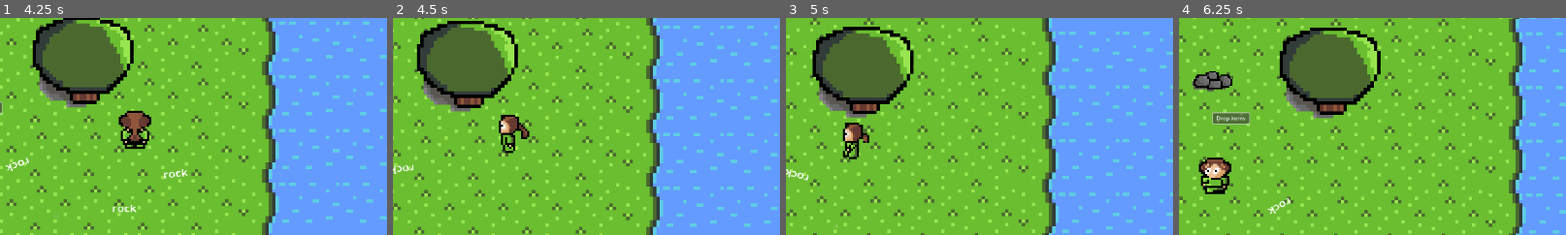
Above: before the commit, frames 1-4 (left to right).
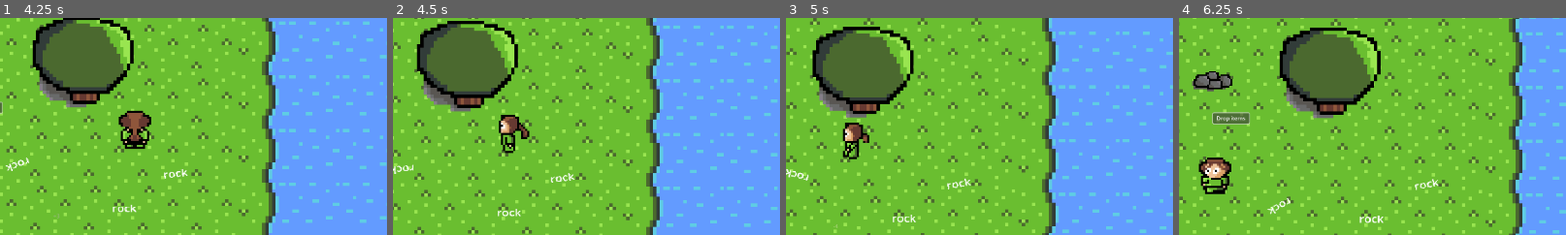
Above: after the commit, the same moments.

Repository: aubindetrez/DigitalReborn
Game: Godot game, scene res://scenes/main_scene.tscn
Same seed, same stepped clock (60 frames per second), same inputs: the game is played once before the commit and once after it. Sound files missing from this copy of the repository are replaced by a short silence.
Inputs:
- Up to frame 1 (4.25 s): click "Drop items" at 0.5 s; tap Enter (ui_accept) at 1.25, 1.52, 2.27, 3.77 s; hold Right (ui_right) 1.28-2.03 s; hold Down (ui_down) 2.03-2.78 s; hold Right (ui_right) 2.78-3.53 s; hold Up (ui_up) from 3.53 s (still down)
- Up to frame 2 (4.5 s): release Up (ui_up) at 4.28 s; hold Left (ui_left) from 4.28 s (still down)
- Up to frame 3 (5 s): keep holding Left (ui_left); tap Enter (ui_accept) at 4.52 s
- Up to frame 4 (6.25 s): tap Enter (ui_accept) at 5.27 s; release Left (ui_left) at 5.78 s; hold Down (ui_down) from 5.78 s (still down)
The pictures show only the part of the screen within x 38-88%, y 30-80%; the shares and areas given below are measured in that part.

Frame 1 is identical in both runs. In frame 2, 0.2% of the frame differs, in the area x 27-47%, y 71-92%; in frame 3, 0.2%; in frame 4, 0.3%, in the area x 46-68%, y 74-95%.

Commit message:
Fix: Abord craft if items are separated before the end of the song

Diff:
--- a/dropped_item.tscn
+++ b/dropped_item.tscn
@@ -21,6 +21,7 @@
 shape = SubResource("RectangleShape2D_xtai0")
 
 [node name="Label" type="Label" parent="."]
+y_sort_enabled = true
 offset_left = -21.0
 offset_top = -10.0
 offset_right = 19.0
--- a/project.godot
+++ b/project.godot
@@ -25,6 +25,38 @@
 , Object(InputEventKey,"resource_local_to_scene":false,"resource_name":"","device":-1,"window_id":0,"alt_pressed":false,"shift_pressed":false,"ctrl_pressed":false,"meta_pressed":false,"pressed":false,"keycode":0,"physical_keycode":69,"key_label":0,"unicode":101,"echo":false,"script":null)
 ]
 }
+ui_left={
+"deadzone": 0.5,
+"events": [Object(InputEventKey,"resource_local_to_scene":false,"resource_name":"","device":0,"window_id":0,"alt_pressed":false,"shift_pressed":false,"ctrl_pressed":false,"meta_pressed":false,"pressed":false,"keycode":4194319,"physical_keycode":0,"key_label":0,"unicode":0,"echo":false,"script":null)
+, Object(InputEventJoypadButton,"resource_local_to_scene":false,"resource_name":"","device":0,"button_index":13,"pressure":0.0,"pressed":false,"script":null)
+, Object(InputEventJoypadMotion,"resource_local_to_scene":false,"resource_name":"","device":0,"axis":0,"axis_value":-1.0,"script":null)
+, Object(InputEventKey,"resource_local_to_scene":false,"resource_name":"","device":-1,"window_id":0,"alt_pressed":false,"shift_pressed":false,"ctrl_pressed":false,"meta_pressed":false,"pressed":false,"keycode":0,"physical_keycode":65,"key_label":0,"unicode":97,"echo":false,"script":null)
+]
+}
+ui_right={
+"deadzone": 0.5,
+"events": [Object(InputEventKey,"resource_local_to_scene":false,"resource_name":"","device":0,"window_id":0,"alt_pressed":false,"shift_pressed":false,"ctrl_pressed":false,"meta_pressed":false,"pressed":false,"keycode":4194321,"physical_keycode":0,"key_label":0,"unicode":0,"echo":false,"script":null)
+, Object(InputEventJoypadButton,"resource_local_to_scene":false,"resource_name":"","device":0,"button_index":14,"pressure":0.0,"pressed":false,"script":null)
+, Object(InputEventJoypadMotion,"resource_local_to_scene":false,"resource_name":"","device":0,"axis":0,"axis_value":1.0,"script":null)
+, Object(InputEventKey,"resource_local_to_scene":false,"resource_name":"","device":-1,"window_id":0,"alt_pressed":false,"shift_pressed":false,"ctrl_pressed":false,"meta_pressed":false,"pressed":false,"keycode":0,"physical_keycode":68,"key_label":0,"unicode":100,"echo":false,"script":null)
+]
+}
+ui_up={
+"deadzone": 0.5,
+"events": [Object(InputEventKey,"resource_local_to_scene":false,"resource_name":"","device":0,"window_id":0,"alt_pressed":false,"shift_pressed":false,"ctrl_pressed":false,"meta_pressed":false,"pressed":false,"keycode":4194320,"physical_keycode":0,"key_label":0,"unicode":0,"echo":false,"script":null)
+, Object(InputEventJoypadButton,"resource_local_to_scene":false,"resource_name":"","device":0,"button_index":11,"pressure":0.0,"pressed":false,"script":null)
+, Object(InputEventJoypadMotion,"resource_local_to_scene":false,"resource_name":"","device":0,"axis":1,"axis_value":-1.0,"script":null)
+, Object(InputEventKey,"resource_local_to_scene":false,"resource_name":"","device":-1,"window_id":0,"alt_pressed":false,"shift_pressed":false,"ctrl_pressed":false,"meta_pressed":false,"pressed":false,"keycode":0,"physical_keycode":87,"key_label":0,"unicode":119,"echo":false,"script":null)
+]
+}
+ui_down={
+"deadzone": 0.5,
+"events": [Object(InputEventKey,"resource_local_to_scene":false,"resource_name":"","device":0,"window_id":0,"alt_pressed":false,"shift_pressed":false,"ctrl_pressed":false,"meta_pressed":false,"pressed":false,"keycode":4194322,"physical_keycode":0,"key_label":0,"unicode":0,"echo":false,"script":null)
+, Object(InputEventJoypadButton,"resource_local_to_scene":false,"resource_name":"","device":0,"button_index":12,"pressure":0.0,"pressed":false,"script":null)
+, Object(InputEventJoypadMotion,"resource_local_to_scene":false,"resource_name":"","device":0,"axis":1,"axis_value":1.0,"script":null)
+, Object(InputEventKey,"resource_local_to_scene":false,"resource_name":"","device":-1,"window_id":0,"alt_pressed":false,"shift_pressed":false,"ctrl_pressed":false,"meta_pressed":false,"pressed":false,"keycode":0,"physical_keycode":83,"key_label":0,"unicode":115,"echo":false,"script":null)
+]
+}
 
 [physics]
 
--- a/scenes/CraftManager.gd
+++ b/scenes/CraftManager.gd
@@ -30,6 +30,8 @@
 		list[a].erase(b)
 	if list.has(b):
 		list[b].erase(a)
+func link_exists(a: DroppedItem, b: DroppedItem) -> bool:
+	return list.has(a) and list[a].has(b)
 func get_all_link(item: DroppedItem):
 	var arr: Array[String] = []
 	var merged = {item: item} # Start with the item itself
@@ -45,7 +47,6 @@
 		return true
 	return false
 
-
 # Connectted to the function new_collision() of all DroppedItem
 # Will make sure item1 and item2 are in the same entry in 'groups'
 func _callback_new_collision(item1, item2):
@@ -57,12 +58,14 @@
 		audio.play()
 		await audio.finished
 
-		var names: Array[String] = get_all_link(item1)
-		var new_name = get_craft(names)
-		print("Item craft: ", name, " => ", new_name)
-		audio.stream = mp3_success
-		audio.play()
-		instanciate_and_cleanup(new_name, item1, item2)
+		# need to check the connection still exists after await
+		if  link_exists(item1, item2):
+			var names: Array[String] = get_all_link(item1)
+			var new_name = get_craft(names)
+			print("Item craft: ", name, " => ", new_name)
+			audio.stream = mp3_success
+			audio.play()
+			instanciate_and_cleanup(new_name, item1, item2)
 
 # Delete both 'item1' and 'item2' and instanciate 'new_name'
 func instanciate_and_cleanup(new_name: String, item1: DroppedItem, item2: DroppedItem):
@@ -88,6 +91,7 @@
 		item1._stop_merge_anim()
 	if not item_has_link(item2):
 		item2._stop_merge_anim()
+	audio.stop()
 
 var craft_rules = [
 	{
--- a/scenes/main_scene.tscn
+++ b/scenes/main_scene.tscn
@@ -429,6 +429,8 @@
 inventory = ExtResource("5_g77rv")
 
 [node name="PlayerSprite" type="AnimatedSprite2D" parent="Player"]
+z_as_relative = false
+y_sort_enabled = true
 position = Vector2(4, -62)
 scale = Vector2(6, 6)
 sprite_frames = SubResource("SpriteFrames_05rlv")
@@ -497,9 +499,9 @@
 debug_color = Color(0.713726, 0.45098, 0.490196, 0.419608)
 
 [node name="Label" type="Label" parent="StaticBody2D2-rock/Rock/HitBox"]
-offset_left = 0.8
+offset_left = 0.4
 offset_top = -23.2
-offset_right = 60.8
+offset_right = 60.4
 offset_bottom = -1.2
 scale = Vector2(0.590707, 0.63816)
 theme_override_font_sizes/font_size = 15
